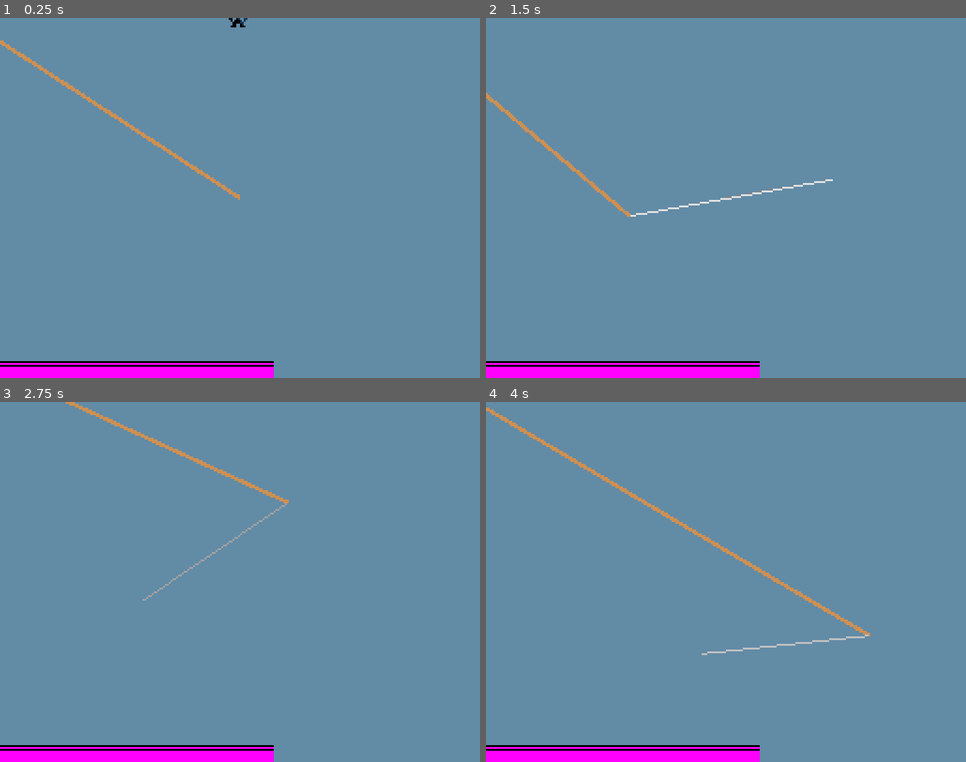
Above: before the commit, frames 1-4 (two rows, left to right).
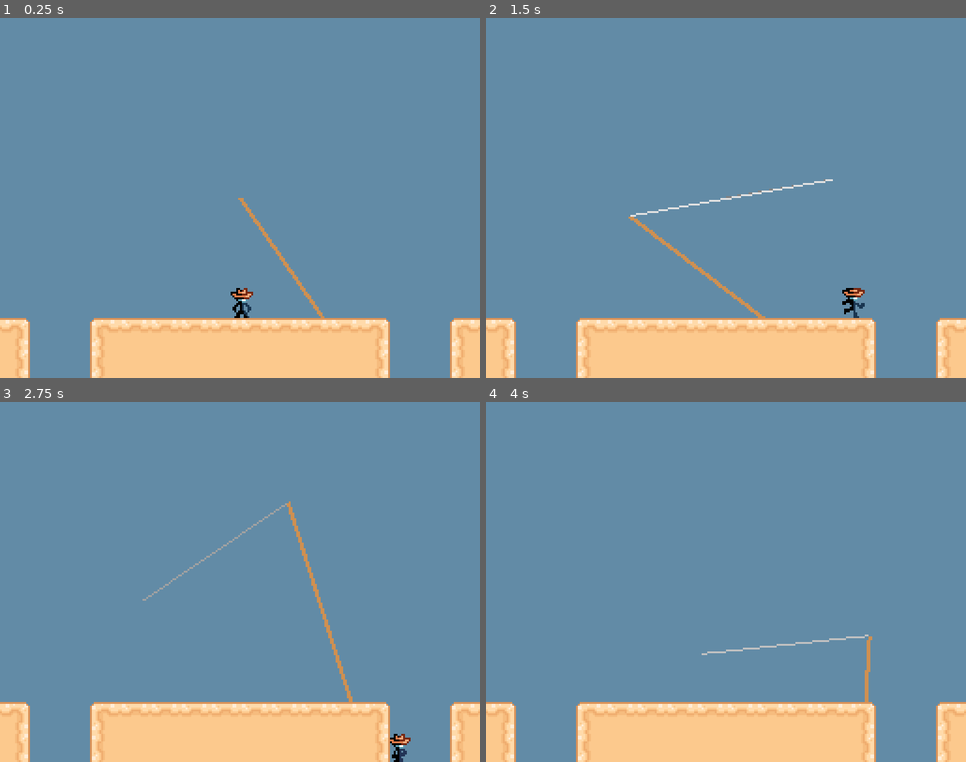
Above: after the commit, the same moments.

Repository: Jcodefox/GMTK-2025
Game: Godot game, scene res://scenes/topscenes/gameplay_topscene.tscn
Two runs of this game, one before a commit and one after it. Both use one fixed random seed, a clock stepped at 60 frames per second and the inputs below.
Inputs (mouse positions are in pixels of both pictures, inside the frame that each line leads up to):
- Up to frame 1 (0.25 s): no input
- Up to frame 2 (1.5 s): move the mouse to (831, 180) at 0.52 s; hold D (move_right) from 0.53 s (still down); tap Space (move_jump) at 0.77 s; move the mouse to (630, 216) at 1.27 s
- Up to frame 3 (2.75 s): tap Space (move_jump) at 1.52 s; move the mouse to (288, 502) at 2.02 s; release D (move_right) at 2.03 s; hold A (move_left) from 2.03 s (still down)
- Up to frame 4 (4 s): move the mouse to (702, 654) at 2.77 s; release A (move_left) at 2.78 s; hold D (move_right) from 2.78 s (still down); tap Space (move_jump) at 3.02, 3.77 s; tap Enter at 3.5 s; move the mouse to (870, 636) at 3.52 s

The runs differ from the first frame. In frame 1, 14% of the frame differs, in the area x 0-100%, y 0-100%; in frame 2, 14%; in frame 3, 14%; in frame 4, 14%.

Commit message:
Fix gameplay location

Diff:
--- a/scenes/topscenes/gameplay_topscene.tscn
+++ b/scenes/topscenes/gameplay_topscene.tscn
@@ -1,19 +1,13 @@
-[gd_scene load_steps=6 format=4 uid="uid://dwe36qbpqlr3w"]
+[gd_scene load_steps=4 format=4 uid="uid://dwe36qbpqlr3w"]
 
 [ext_resource type="PackedScene" uid="uid://crq0ubo4sdfwt" path="res://scenes/prefabs/player.tscn" id="1_rncwu"]
 [ext_resource type="PackedScene" uid="uid://byjfep6lctpr3" path="res://scenes/prefabs/lasso.tscn" id="2_u55sw"]
 [ext_resource type="TileSet" uid="uid://cl63qdxuqflth" path="res://assets/art/terrain/main_tile_set.tres" id="3_u55sw"]
 
-[sub_resource type="PlaceholderTexture2D" id="PlaceholderTexture2D_rncwu"]
-size = Vector2(512, 64)
-
-[sub_resource type="RectangleShape2D" id="RectangleShape2D_u55sw"]
-size = Vector2(512, 64)
-
 [node name="GameplayTopscene" type="Node2D"]
 
 [node name="Player" parent="." instance=ExtResource("1_rncwu")]
-position = Vector2(478, 262)
+position = Vector2(129, 151)
 
 [node name="Lasso" parent="." instance=ExtResource("2_u55sw")]
 
@@ -28,17 +22,8 @@
 grow_vertical = 2
 color = Color(0.3835, 0.5434, 0.65, 1)
 
-[node name="StaticBody2D" type="StaticBody2D" parent="."]
-position = Vector2(241, 501)
-
-[node name="Sprite2D" type="Sprite2D" parent="StaticBody2D"]
-texture = SubResource("PlaceholderTexture2D_rncwu")
-
-[node name="CollisionShape2D" type="CollisionShape2D" parent="StaticBody2D"]
-shape = SubResource("RectangleShape2D_u55sw")
-
 [node name="Camera2D" type="Camera2D" parent="."]
-position = Vector2(479, 382)
+position = Vector2(128, 96)
 
 [node name="TileMapLayer" type="TileMapLayer" parent="."]
 tile_map_data = PackedByteArray("AAAAAAoAAAAFAAAAAAAAAAsAAAAJAAAAAAADAAoAAAABAAAAAAADAAsAAAAKAAAAAAAEAAoAAAALAAAAAAAFAA …(304 unchanged characters)…
